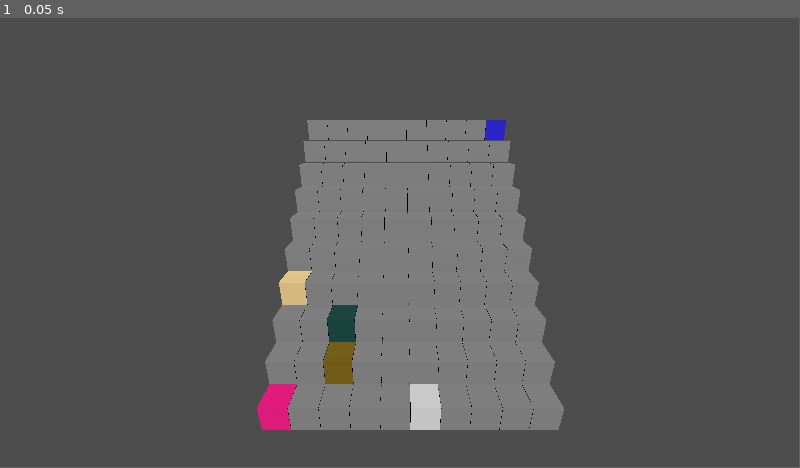
Above: before the commit, frame 1.
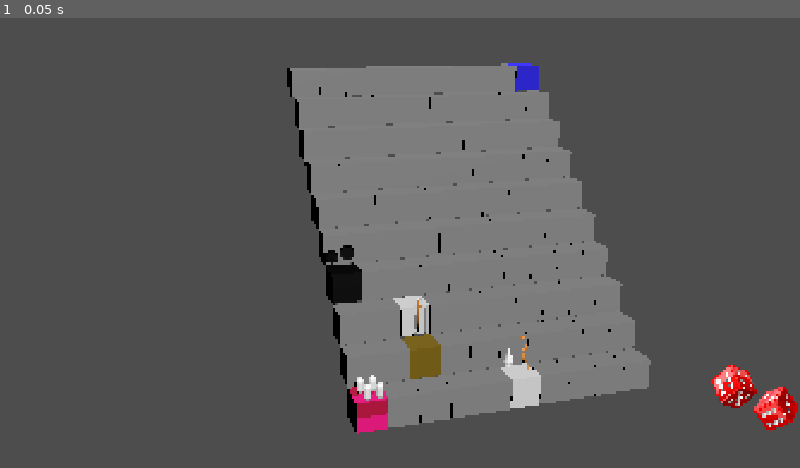
Above: after the commit, the same moment.

Repository: schwarzova/game-jam-2025
Game: Godot game, scene res://scenes/game.tscn
Same seed, same stepped clock (60 frames per second), same inputs: the game is played once before the commit and once after it.
Inputs:
- Up to frame 1 (0.05 s): no input
In our replay, the window is 799x449 before the commit and 800x450 after it. These sizes can differ from the game's own. Grey fills any space a smaller window leaves; there, only what the larger window draws over its background counts as a difference.

The runs differ from the first frame. In frame 1, 18% of the frame differs, in the area x 32-100%, y 10-93%.

Commit message:
Player movement + ladder

Diff:
--- a/project.godot
+++ b/project.godot
@@ -15,6 +15,12 @@
 config/features=PackedStringArray("4.5", "Mobile")
 config/icon="res://icon.svg"
 
+[display]
+
+window/size/viewport_width=1920
+window/size/viewport_height=1080
+window/stretch/mode="canvas_items"
+
 [rendering]
 
 renderer/rendering_method="mobile"
--- a/scenes/game.gd
+++ b/scenes/game.gd
@@ -10,12 +10,22 @@
 @export var tile_ladder_end_scene: PackedScene
 @export var tile_tunnel_start_scene: PackedScene
 @export var tile_tunnel_end_scene: PackedScene
+@export var player_scene: PackedScene
 
 var tiles: Array[Node3D] = []
+var players: Array = []
+var current_player_index: int = 0
+
+@onready var players_root = $PlayersRoot
+@onready var btn_dice = $CanvasLayer/HUD/BottomRightActions/BtnDice
+@onready var btn_courage = $CanvasLayer/HUD/BottomRightActions/BtnCourage
+@onready var btn_drop = $CanvasLayer/HUD/BottomRightActions/BtnDrop
 
 func _ready() -> void:
 	_build_board()
 	_setup_special_tiles()
+	_setup_ui_signals()
+	_spawn_players(2, 2) # třeba default – 2 hráči, 2 nepřátelé
 
 func _build_board():
 	tiles.resize(BOARD_WIDTH * BOARD_HEIGHT)
@@ -70,16 +80,168 @@
 
 func _make_ladder(start_index: int, end_index: int):
 	var start_tile = _replace_tile(start_index, tile_ladder_start_scene)
-	start_tile.jump_target_index = end_index
+	start_tile.jump_target_index_1 = end_index
 	start_tile.kind = start_tile.TileKind.LADDER_START
 
 	var end_tile = _replace_tile(end_index, tile_ladder_end_scene)
 	end_tile.kind = end_tile.TileKind.LADDER_END
 
-func _make_tunnel(start_index: int, end_index: int):
+func _make_tunnel(start_index: int, good_index: int):
 	var start_tile = _replace_tile(start_index, tile_tunnel_start_scene)
-	start_tile.jump_target_index = end_index
+	start_tile.jump_target_index_1 = good_index
+	start_tile.jump_target_index_2 = 0 # Start index
 	start_tile.kind = start_tile.TileKind.TUNNEL_START
 
-	var end_tile = _replace_tile(end_index, tile_tunnel_end_scene)
+	var end_tile = _replace_tile(good_index, tile_tunnel_end_scene)
 	end_tile.kind = end_tile.TileKind.TUNNEL_END
+
+func _setup_ui_signals():
+	btn_dice.pressed.connect(_on_dice_pressed)
+	btn_courage.pressed.connect(_on_courage_pressed)
+	btn_drop.pressed.connect(_on_drop_pressed)
+
+func _spawn_players(num_humans: int, num_enemies: int):
+	players.clear()
+	var start_tile = tiles[0]
+
+	# Barvy hráčů (můžeš upravit)
+	var human_colors = [
+		Color(0.2, 0.6, 1.0),
+		Color(0.2, 1.0, 0.4),
+		Color(1.0, 0.8, 0.2),
+		Color(1.0, 0.3, 0.3),
+	]
+
+	var enemy_color = Color(0.5, 0.2, 0.8)
+
+	var positions = [
+		Vector3(-0.2, -0.3, -0.2), # hráč 0
+		Vector3(0.2, -0.3, -0.2), # hráč 1
+		Vector3(-0.1, -0.8,  -0.2), # hráč 2
+		Vector3(0.3, -0.8,  -0.2), # hráč 3
+	]
+
+	var index_counter = 0
+
+	# LIDŠTÍ HRÁČI
+	for i in range(num_humans):
+		var p = player_scene.instantiate()
+		p.board = self
+		p.player_type = p.PlayerType.HUMAN
+		p.player_index = index_counter
+		p.color = human_colors[i]
+		p.current_tile_index = 0
+
+		var base_pos = start_tile.player_spot.global_position
+		var offset: Vector3 = positions[index_counter]
+		p.global_position = base_pos + offset
+
+		players_root.add_child(p)
+		players.append(p)
+		index_counter += 1
+
+	# NEPŘÁTELÉ
+	for j in range(num_enemies):
+		var e = player_scene.instantiate()
+		e.board = self
+		e.player_type = e.PlayerType.ENEMY
+		e.player_index = index_counter
+		e.color = enemy_color
+		e.current_tile_index = 0
+
+		var base_pos = start_tile.player_spot.global_position
+		var offset: Vector3 = positions[index_counter]
+		e.global_position = base_pos + offset
+		players_root.add_child(e)
+		players.append(e)
+		index_counter += 1
+
+	current_player_index = 0
+	_start_turn()
+
+func _start_turn():
+	var active_player = players[current_player_index]
+	# tady můžeš updatnout UI – zvýraznit aktuálního hráče atd.
+	print("Na tahu je hráč: ", current_player_index, " typ: ", active_player.player_type)
+
+
+func _next_turn():
+	current_player_index = (current_player_index + 1) % players.size()
+	_start_turn()
+
+func _on_dice_pressed():
+	var active_player = players[current_player_index]
+	if active_player.is_moving:
+		return
+
+	var roll = randi_range(1, 6)
+	print("Hráč ", current_player_index, " hodil ", roll)
+
+	await active_player.move_steps(roll)
+	# on_player_finished_move se zavolá uvnitř Player.move_steps -> tady jen log
+
+func on_player_finished_move(player):
+	await _check_special_tile(player)
+	_next_turn()
+
+func _check_special_tile(player) -> void:
+	var tile := tiles[player.current_tile_index] as Tile
+	if tile == null:
+		push_error("Tile na indexu %d nemá Tile skript" % player.current_tile_index)
+		return
+
+	match tile.kind:
+		Tile.TileKind.LADDER_START:
+			await _handle_ladder(player, tile)
+
+		#Tile.TileKind.TUNNEL_START:
+			#await _handle_tunnel(player, tile)
+
+		_:
+			# nic speciálního
+			pass
+
+func _handle_ladder(player, tile: Tile) -> void:
+	if tile.jump_target_index_1 < 0:
+		push_warning("Ladder start tile %d nemá nastavený jump_target_index_1" % tile.index)
+		return
+
+	var target_index := tile.jump_target_index_1
+	if target_index < 0 or target_index >= tiles.size():
+		push_warning("Ladder target index %d je mimo rozsah" % target_index)
+		return
+
+	var target_tile := tiles[target_index]
+	print("Ladder z", tile.index, "na", target_index)
+
+	await player.move_to_index(target_index)
+	player.current_tile_index = target_index
+
+func _on_drop_pressed():
+	var active_player = players[current_player_index]
+	if active_player.is_moving:
+		return
+
+	var current = active_player.current_tile_index
+	var row = current / BOARD_WIDTH
+
+	if row == 0:
+		print("Hráč je na spodním schodu, nemůže seskočit níž.")
+		return
+
+	var col = current % BOARD_WIDTH
+	var target_row = row - 1
+	var target_index = target_row * BOARD_WIDTH + col  # jednoduchý seskok
+
+	await active_player.move_to_index(target_index)
+	active_player.current_tile_index = target_index
+	_next_turn()
+
+func _on_courage_pressed():
+	var active_player = players[current_player_index]
+	if active_player.is_moving:
+		return
+
+	print("Karta odvahy ještě není implementovaná 🙂")
+	# sem později doplníš logiku (např. přidat buff, větší hod kostkou, atd.)
+	_next_turn()
--- a/scenes/game.tscn
+++ b/scenes/game.tscn
@@ -8,6 +8,15 @@
 [ext_resource type="PackedScene" uid="uid://qxspnjhh8pdq" path="res://scenes/tiles/tile_ladder_end.tscn" id="6_kvuet"]
 [ext_resource type="PackedScene" uid="uid://coyffrqmut8pp" path="res://scenes/tiles/tile_tunnel_start.tscn" id="7_trtic"]
 [ext_resource type="PackedScene" uid="uid://5uqeu87tsrs5" path="res://scenes/tiles/tile_tunnel_end.tscn" id="8_ir15t"]
+[ext_resource type="PackedScene" uid="uid://cytuh00kg0t2" path="res://scenes/player/player.tscn" id="9_0tnpc"]
+[ext_resource type="Texture2D" uid="uid://cgj7xkljda850" path="res://assets/test/red-dice-png-3.png" id="10_kvpfn"]
+
+[sub_resource type="CanvasItemMaterial" id="CanvasItemMaterial_vtaks"]
+
+[sub_resource type="StandardMaterial3D" id="StandardMaterial3D_gee14"]
+albedo_color = Color(0.7912117, 0, 0.26666272, 1)
+
+[sub_resource type="BoxMesh" id="BoxMesh_gee14"]
 
 [node name="Game" type="Node3D"]
 script = ExtResource("1_gee14")
@@ -18,13 +27,64 @@
 tile_ladder_end_scene = ExtResource("6_kvuet")
 tile_tunnel_start_scene = ExtResource("7_trtic")
 tile_tunnel_end_scene = ExtResource("8_ir15t")
+player_scene = ExtResource("9_0tnpc")
 
 [node name="TilesRoot" type="Node3D" parent="."]
 
+[node name="PlayersRoot" type="Node3D" parent="."]
+transform = Transform3D(1, 0, 0, 0, 1, 0, 0, 0, 1, -4.7683716e-07, 0, 0)
+
 [node name="Camera3D" type="Camera3D" parent="."]
-transform = Transform3D(1, 0, 0, 0, 0.35184163, -0.93605953, 0, 0.93605953, 0.35184163, 4.1810036, -7.5700912, 8.973663)
+transform = Transform3D(0.95471406, 0.08300678, -0.28571123, -0.29752484, 0.2663567, -0.9168059, 0, 0.9602937, 0.27899107, -5.3328094, -20.371653, 11.360691)
 current = true
+fov = 32.7
 
 [node name="DirectionalLight3D" type="DirectionalLight3D" parent="."]
 transform = Transform3D(-0.8813035, 0.47255075, 0, -0.3433434, -0.64033276, -0.6870875, -0.3246837, -0.6055326, 0.72657466, 0, 60, 0)
 top_level = true
+
+[node name="CanvasLayer" type="CanvasLayer" parent="."]
+follow_viewport_enabled = true
+
+[node name="HUD" type="Control" parent="CanvasLayer"]
+layout_mode = 3
+anchors_preset = 15
+anchor_right = 1.0
+anchor_bottom = 1.0
+grow_horizontal = 2
+grow_vertical = 2
+
+[node name="BottomRightActions" type="BoxContainer" parent="CanvasLayer/HUD"]
+unique_name_in_owner = true
+layout_mode = 1
+anchors_preset = 15
+anchor_right = 1.0
+anchor_bottom = 1.0
+offset_left = 1700.0
+offset_top = 800.0
+offset_right = 1700.0
+offset_bottom = 800.0
+grow_horizontal = 2
+grow_vertical = 2
+scale = Vector2(0.28, 0.28)
+vertical = true
+
+[node name="BtnDice" type="TextureButton" parent="CanvasLayer/HUD/BottomRightActions"]
+layout_mode = 2
+texture_normal = ExtResource("10_kvpfn")
+
+[node name="BtnCourage" type="TextureButton" parent="CanvasLayer/HUD/BottomRightActions"]
+visible = false
+material = SubResource("CanvasItemMaterial_vtaks")
+layout_mode = 2
+texture_normal = ExtResource("10_kvpfn")
+
+[node name="BtnDrop" type="TextureButton" parent="CanvasLayer/HUD/BottomRightActions"]
+layout_mode = 2
+
+[node name="Start" type="Node3D" parent="."]
+transform = Transform3D(1, 0, 0, 0, 0.99939084, -0.034899496, 0, 0.034899496, 0.99939084, 0, 0, 0)
+
+[node name="MeshInstance3D" type="MeshInstance3D" parent="Start"]
+material_override = SubResource("StandardMaterial3D_gee14")
+mesh = SubResource("BoxMesh_gee14")
--- /dev/null
+++ b/scenes/player/player.gd
@@ -0,0 +1,55 @@
+extends Node3D
+
+enum PlayerType { HUMAN, ENEMY }
+
+@export var player_type: PlayerType = PlayerType.HUMAN
+@export var player_index: int = 0      # 0..3
+@export var color: Color = Color(1, 1, 1)
+var current_tile_index: int = 0
+
+var board                    # odkaz na Game/Board
+var is_moving: bool = false
+
+var positions = [
+	Vector3(-0.2, -0.3, -0.2), # hráč 0
+	Vector3(0.2, -0.3, -0.2), # hráč 1
+	Vector3(-0.1, -0.8,  -0.2), # hráč 2
+	Vector3(0.3, -0.8,  -0.2), # hráč 3
+]
+
+@onready var model = $Model
+@onready var anim_player: AnimationPlayer = $AnimationPlayer
+
+func _ready():
+	# základ – obarví model (pokud má MeshInstance3D s material override nebo modulate)
+	if model is MeshInstance3D:
+		model.modulate = color
+
+func move_steps(steps: int) -> void:
+	if is_moving or board == null:
+		return
+
+	is_moving = true
+	var target = min(current_tile_index + steps, board.tiles.size() - 1)
+
+	for i in range(current_tile_index + 1, target + 1):
+		await move_to_index(i)
+
+	current_tile_index = target
+	is_moving = false
+
+	board.on_player_finished_move(self)
+
+
+func move_to_index(tile_index: int) -> void:
+	var tile = board.tiles[tile_index]
+	var offset: Vector3 = positions[player_index]
+	var target_pos: Vector3 = tile.player_spot.global_position + offset
+
+	# později sem dáš animace – např. anim_player.play("run")
+	var tween = create_tween()
+	tween.tween_property(self, "global_position", target_pos, 0.3).set_trans(Tween.TRANS_SINE).set_ease(Tween.EASE_IN_OUT)
+	await tween.finished
+	# pak třeba anim_player.play("idle")
+
+	current_tile_index = tile_index
--- /dev/null
+++ b/scenes/player/player.tscn
@@ -0,0 +1,17 @@
+[gd_scene load_steps=4 format=3 uid="uid://cytuh00kg0t2"]
+
+[ext_resource type="Script" uid="uid://dl2qmyhxqroe4" path="res://scenes/player/player.gd" id="1_8afob"]
+
+[sub_resource type="StandardMaterial3D" id="StandardMaterial3D_8afob"]
+
+[sub_resource type="CapsuleMesh" id="CapsuleMesh_8afob"]
+
+[node name="Player" type="Node3D"]
+script = ExtResource("1_8afob")
+
+[node name="MeshInstance3D" type="MeshInstance3D" parent="."]
+transform = Transform3D(0.25, 0, 0, 0, -1.0927847e-08, -0.25, 0, 0.25, -1.0927847e-08, 0, 0, 0.90512836)
+material_override = SubResource("StandardMaterial3D_8afob")
+mesh = SubResource("CapsuleMesh_8afob")
+
+[node name="AnimationPlayer" type="AnimationPlayer" parent="."]
--- a/scenes/tiles/tile_base.gd
+++ b/scenes/tiles/tile_base.gd
@@ -1,4 +1,5 @@
 extends Node3D
+class_name Tile
 
 enum TileKind {
 	NORMAL,
@@ -13,8 +14,10 @@
 @export var kind: TileKind = TileKind.NORMAL
 @export var index: int = 0
 
-# Pro LADDER_START a TUNNEL_START:
-# kam má hráč skočit, když na tohle políčko stoupne
-@export var jump_target_index: int = -1
+# Pro žebřík a tunely:
+# LADDER_START používá jen jump_target_index_1
+# TUNNEL_START používá jump_target_index_1 a jump_target_index_2
+@export var jump_target_index_1: int = -1  # ladder / dobrý tunel
+@export var jump_target_index_2: int = -1  # špatný tunel
 
 @onready var player_spot: Marker3D = %PlayerSpot
--- a/scenes/tiles/tile_ladder_end.tscn
+++ b/scenes/tiles/tile_ladder_end.tscn
@@ -1,6 +1,7 @@
-[gd_scene load_steps=3 format=3 uid="uid://qxspnjhh8pdq"]
+[gd_scene load_steps=4 format=3 uid="uid://qxspnjhh8pdq"]
 
 [ext_resource type="PackedScene" uid="uid://ctedxps1ojk1y" path="res://scenes/tiles/tile_base.tscn" id="1_tr8uq"]
+[ext_resource type="PackedScene" uid="uid://dqvcysh0msil7" path="res://assets/tile/tile-leaderEnd.glb" id="2_cierj"]
 
 [sub_resource type="StandardMaterial3D" id="StandardMaterial3D_tr8uq"]
 albedo_color = Color(3.128499e-07, 0.28216192, 0.24891537, 1)
@@ -9,4 +10,8 @@
 kind = 4
 
 [node name="MeshInstance3D" parent="." index="0"]
+visible = false
 material_override = SubResource("StandardMaterial3D_tr8uq")
+
+[node name="tile-leaderEnd" parent="." index="2" instance=ExtResource("2_cierj")]
+transform = Transform3D(1, 0, 0, 0, -4.371139e-08, -1, 0, 1, -4.371139e-08, -0.16109473, -0.28684634, -0.0015313625)
--- a/scenes/tiles/tile_ladder_start.tscn
+++ b/scenes/tiles/tile_ladder_start.tscn
@@ -7,4 +7,4 @@
 kind = 3
 
 [node name="tile-leader" parent="." index="2" instance=ExtResource("2_1ocs4")]
-transform = Transform3D(1, 0, 0, 0, 1, 0, 0, 0, 1, 0, 0.08603853, -0.034299076)
+transform = Transform3D(1, 0, 0, 0, -4.371139e-08, -1, 0, 1, -4.371139e-08, 0, 0.03659147, 0.09024757)
--- a/scenes/tiles/tile_tunnel_start.tscn
+++ b/scenes/tiles/tile_tunnel_start.tscn
@@ -1,6 +1,7 @@
-[gd_scene load_steps=3 format=3 uid="uid://coyffrqmut8pp"]
+[gd_scene load_steps=4 format=3 uid="uid://coyffrqmut8pp"]
 
 [ext_resource type="PackedScene" uid="uid://ctedxps1ojk1y" path="res://scenes/tiles/tile_base.tscn" id="1_gf0tp"]
+[ext_resource type="PackedScene" uid="uid://4c2c4h7igj38" path="res://assets/tile/tile-portal.glb" id="2_2dyph"]
 
 [sub_resource type="StandardMaterial3D" id="StandardMaterial3D_gf0tp"]
 albedo_color = Color(0.97793025, 0.84577215, 0.57791513, 1)
@@ -9,4 +10,8 @@
 kind = 5
 
 [node name="MeshInstance3D" parent="." index="0"]
+visible = false
 material_override = SubResource("StandardMaterial3D_gf0tp")
+
+[node name="tile-portal" parent="." index="2" instance=ExtResource("2_2dyph")]
+transform = Transform3D(1, 0, 0, 0, -4.371139e-08, -1, 0, 1, -4.371139e-08, 0.00972271, 0.060372412, 0.13493752)
Binary file added: assets/test/logo.png
Not shown, added: assets/test/logo.png.import
Not shown, added: assets/test/pngtree-a-set-of-playing-cards-png-image_20324898.png.import
Binary file added: assets/test/red-dice-png-3.png
Not shown, added: assets/test/red-dice-png-3.png.import
Not shown, added: assets/tile/tile-leaderEnd.glb.import
Not shown, added: assets/tile/tile-leaderEnd_portal-texture.png.import
Not shown: 1 places in scenes/game.tscn that only renumber resources
Not shown, added: scenes/player/player.gd.uid
Not shown, added: .DS_Store
Not shown, added: assets/.DS_Store
